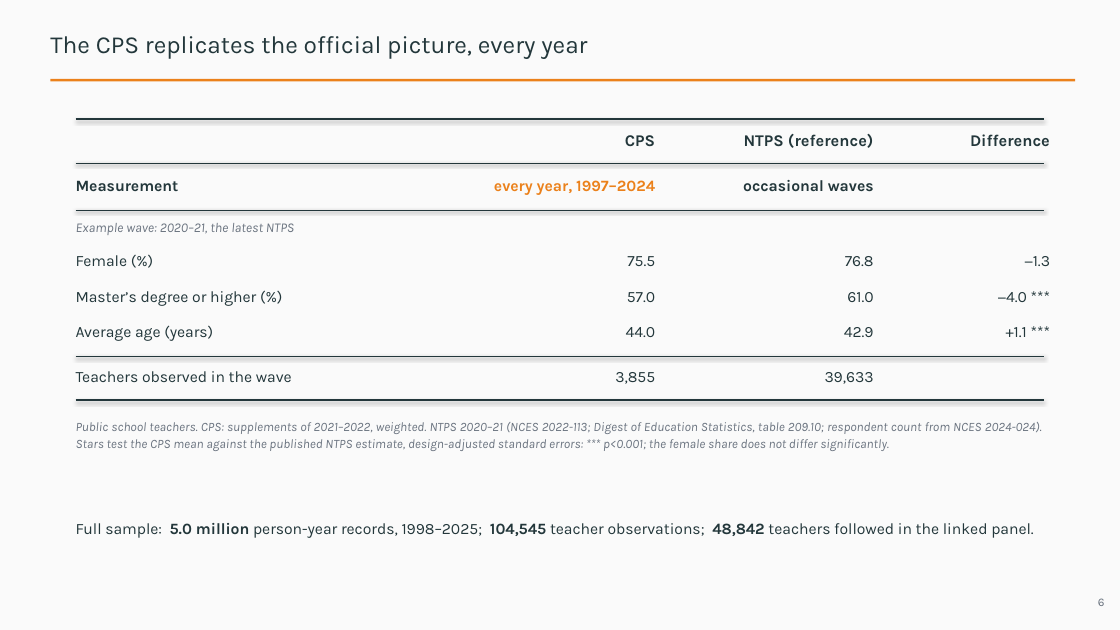
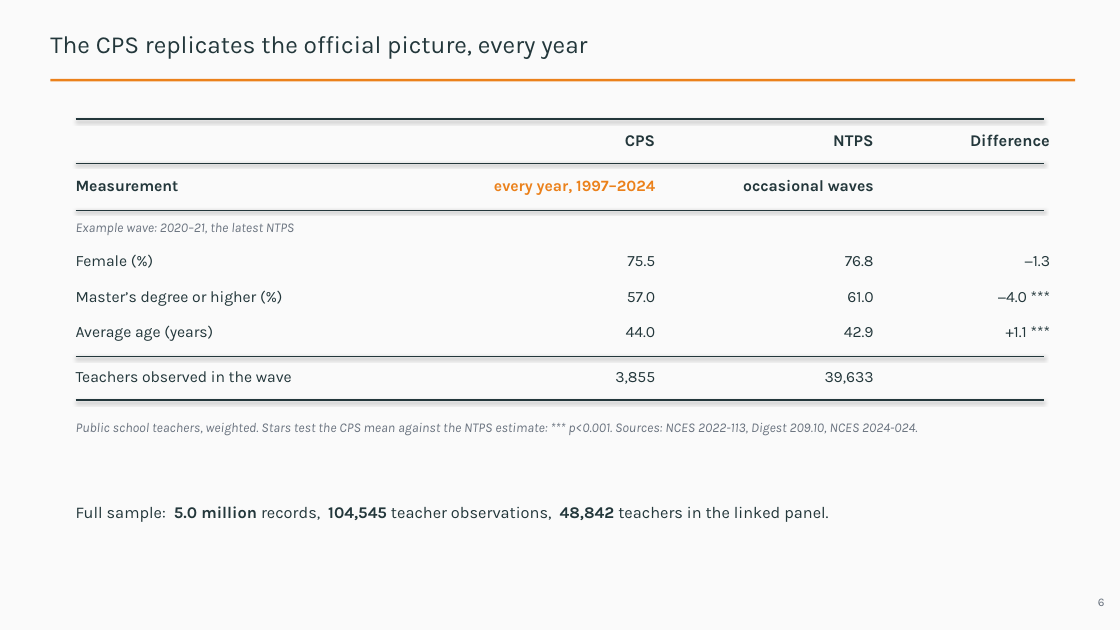
Before and after one commit to jedr1-ship-it/Alternative-Pathways----Quant, a slide deck: slide 6 of report/data_cluster/Proyect_US_cluster.pptx. Drawn at 1120x630 pixels with LibreOffice and Linux fonts; fonts in the diff are those of the drawing. Boxes give left, top, right and bottom in pixels: in the first picture for what was removed or moved away, otherwise in the second. Text is boxed around its words. In the diff, an @@ line names an element or a change of style, - is before the commit and + after.

```diff
--- a/report/data_cluster/Proyect_US_cluster.pptx
+++ b/report/data_cluster/Proyect_US_cluster.pptx
@@ text at <box>833,135,873,146</box>: text changed @@
-NTPS (reference)
+NTPS
@@ text at <box>76,423,917,435</box>: text changed; size 11 to 11.5 pt @@
-Public school teachers. CPS: supplements of 2021–2022, weighted. NTPS 2020–21 (NCES 2022-113; Digest of Education Statistics, table 209.10; respondent count from NCES 2024-024). Stars test the CPS mean against the published NTPS estimate, design-adjusted standard errors: *** p<0.001; the female share does not differ significantly.
+Public school teachers, weighted. Stars test the CPS mean against the NTPS estimate: *** p<0.001. Sources: NCES 2022-113, Digest 209.10, NCES 2024-024.
@@ text at <box>76,506,828,522</box>: text changed; size 13.5 to 14 pt @@
-Full sample: 5.0 million person-year records, 1998–2025; 104,545 teacher observations; 48,842 teachers followed in the linked panel.
+Full sample: 5.0 million records, 104,545 teacher observations, 48,842 teachers in the linked panel.
```
Also in this commit, not shown: 22 other slides changed, 3 slides added, 15 slides removed, 3 other files.
